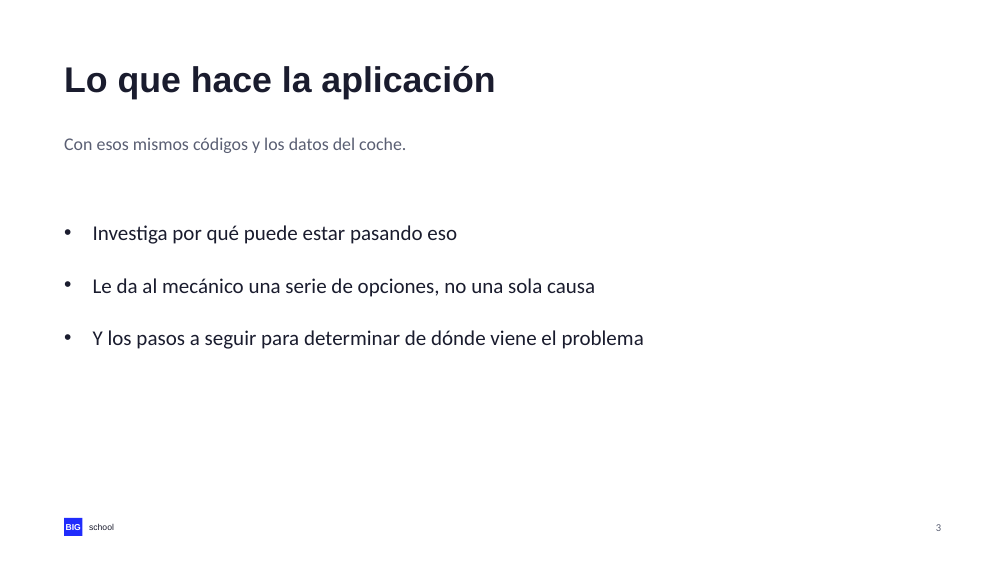
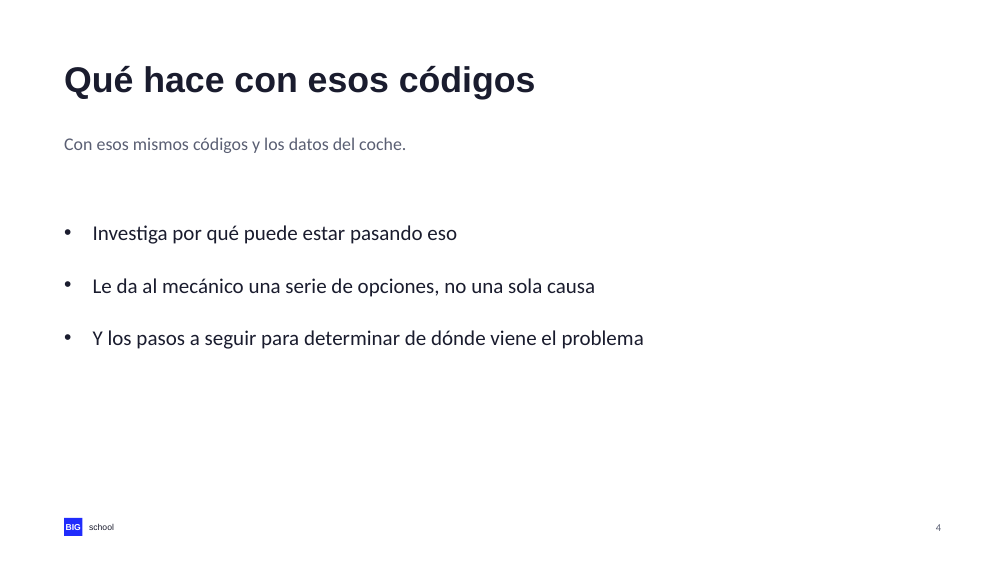
Before and after one commit to NovilloQuinta/intelligent-automotive-diagnostics, a slide deck: slide 4 of docs/presentacion/tfm-intelligent-automotive-diagnostics.pptx (slide 3 before the commit). Drawn at 1008x567 pixels with LibreOffice and Linux fonts; fonts in the diff are those of the drawing. Boxes give left, top, right and bottom in pixels: in the first picture for what was removed or moved away, otherwise in the second. Text is boxed around its words. In the diff, an @@ line names an element or a change of style, - is before the commit and + after.

```diff
--- a/docs/presentacion/tfm-intelligent-automotive-diagnostics.pptx
+++ b/docs/presentacion/tfm-intelligent-automotive-diagnostics.pptx
@@ text at <box>64,66,536,99</box>: text changed @@
-Lo que hace la aplicación
+Qué hace con esos códigos
```
Also in this commit, not shown: 15 other slides changed, 1 slide added, 3 other files.
